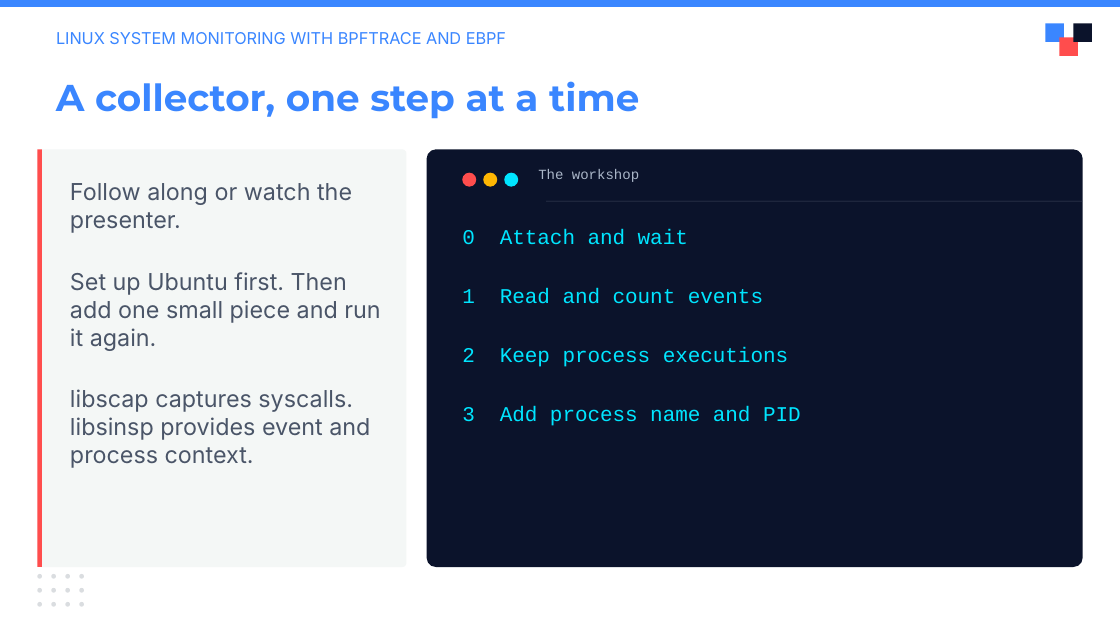
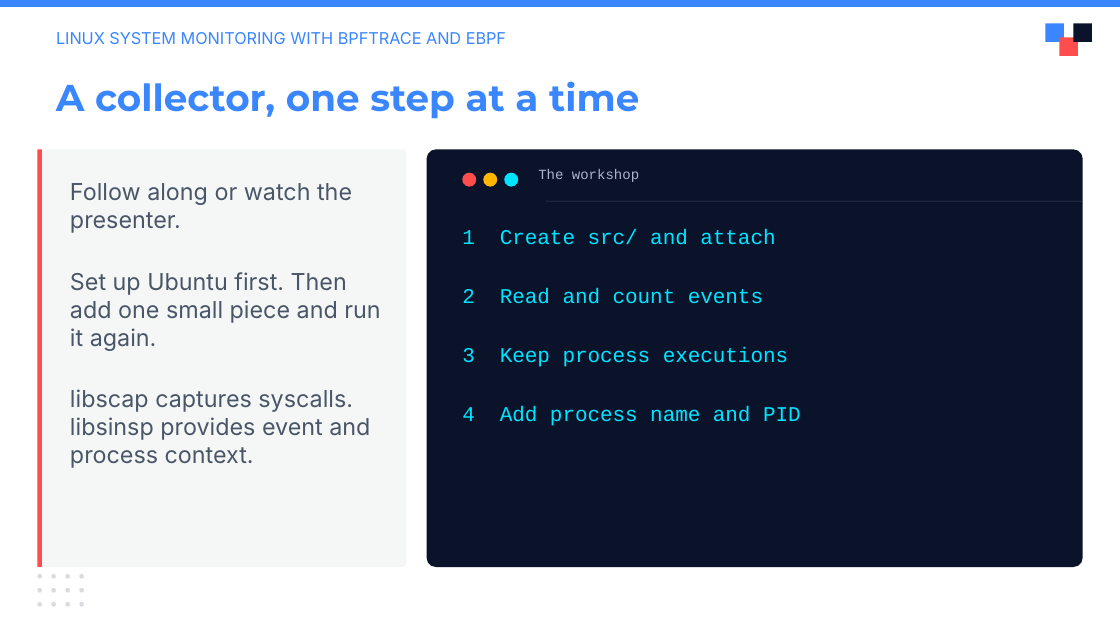
Before and after one commit to julianshalaby-perj/falco-libs-workshop, a slide deck: slide 2 of presentation/falco-libs-intro.pptx. Drawn at 1120x630 pixels with LibreOffice and Linux fonts; fonts in the diff are those of the drawing; background and template pictures are left out. Boxes give left, top, right and bottom in pixels: in the first picture for what was removed or moved away, otherwise in the second. Text is boxed around its words. In the diff, an @@ line names an element or a change of style, - is before the commit and + after.

```diff
--- a/presentation/falco-libs-intro.pptx
+++ b/presentation/falco-libs-intro.pptx
@@ text at (462, 229, 801, 426): text changed @@
-0 Attach and wait
-1 Read and count events
-2 Keep process executions
-3 Add process name and PID
+1 Create src/ and attach
+2 Read and count events
+3 Keep process executions
+4 Add process name and PID
```
Also in this commit, not shown: 9 other slides changed.
